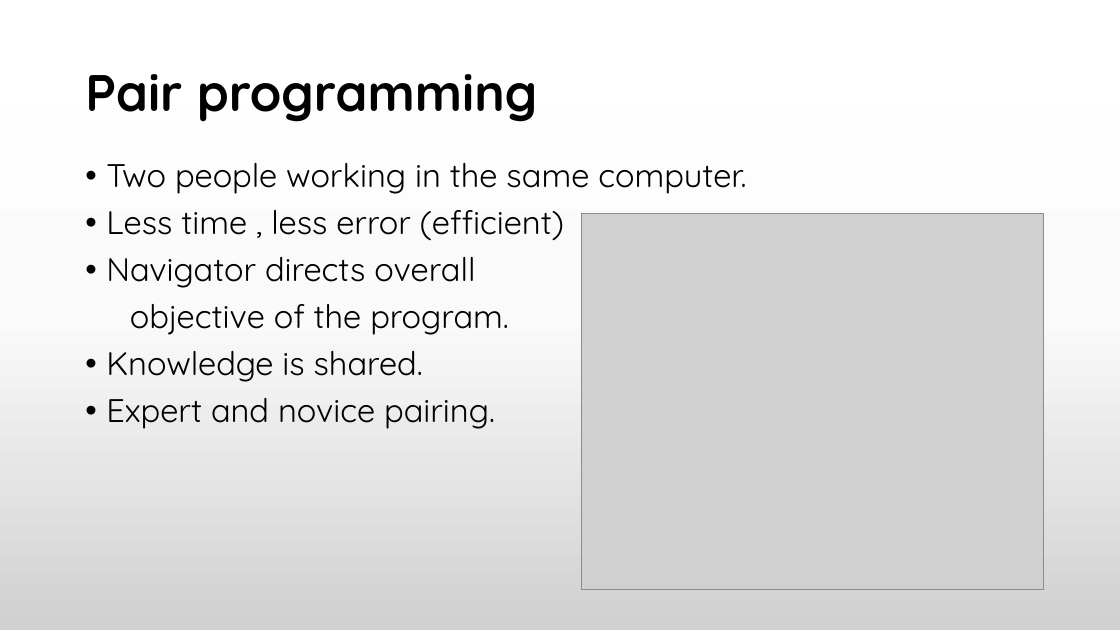
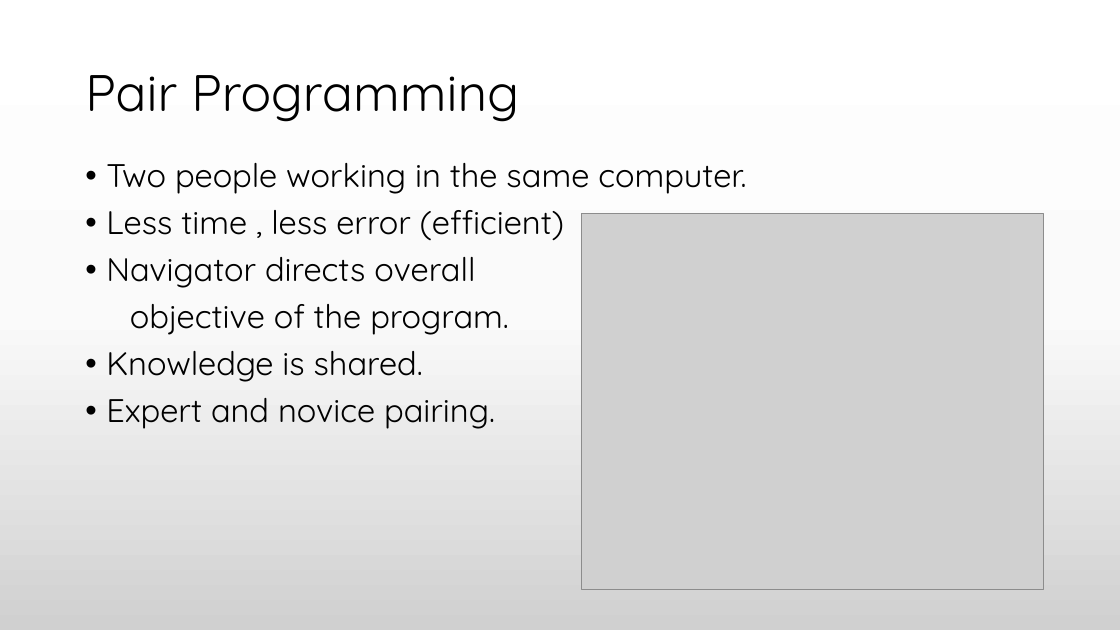
Before and after one commit to praash47/aasn-iii, a slide deck: slide 11 of extreme_programming.pptx. Drawn at 1120x630 pixels with LibreOffice and Linux fonts; fonts in the diff are those of the drawing; grey boxes stand for pictures. Boxes give left, top, right and bottom in pixels: in the first picture for what was removed or moved away, otherwise in the second. Text is boxed around its words. In the diff, an @@ line names an element or a change of style, - is before the commit and + after.

```diff
--- a/extreme_programming.pptx
+++ b/extreme_programming.pptx
@@ title at <box>85,75,519,122</box>: text changed; bold off @@
-Pair programming
+Pair Programming
```
Also in this commit, not shown: 4 other slides changed, 2 slides added.
